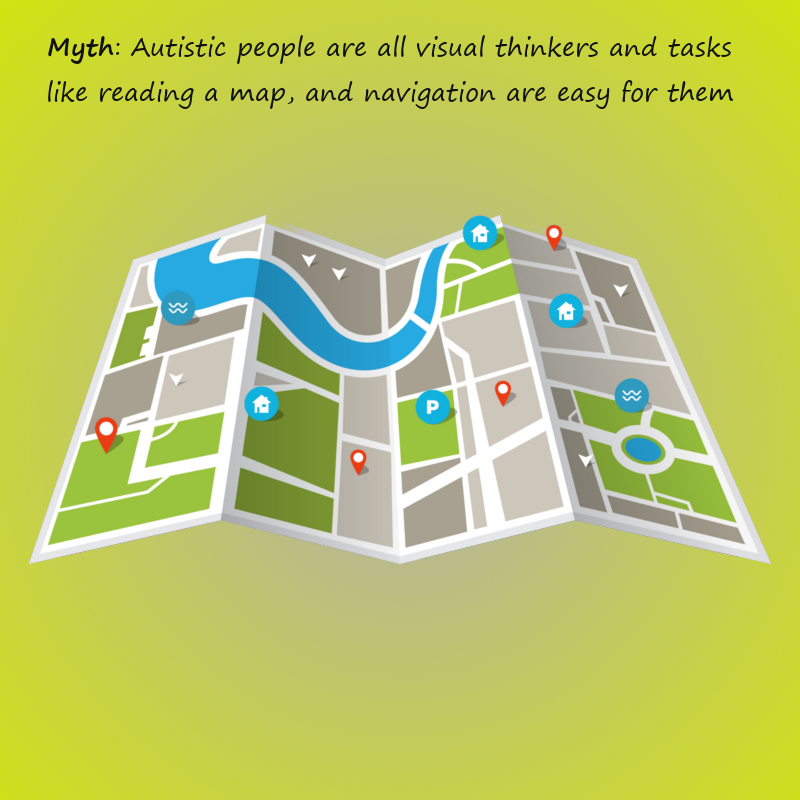
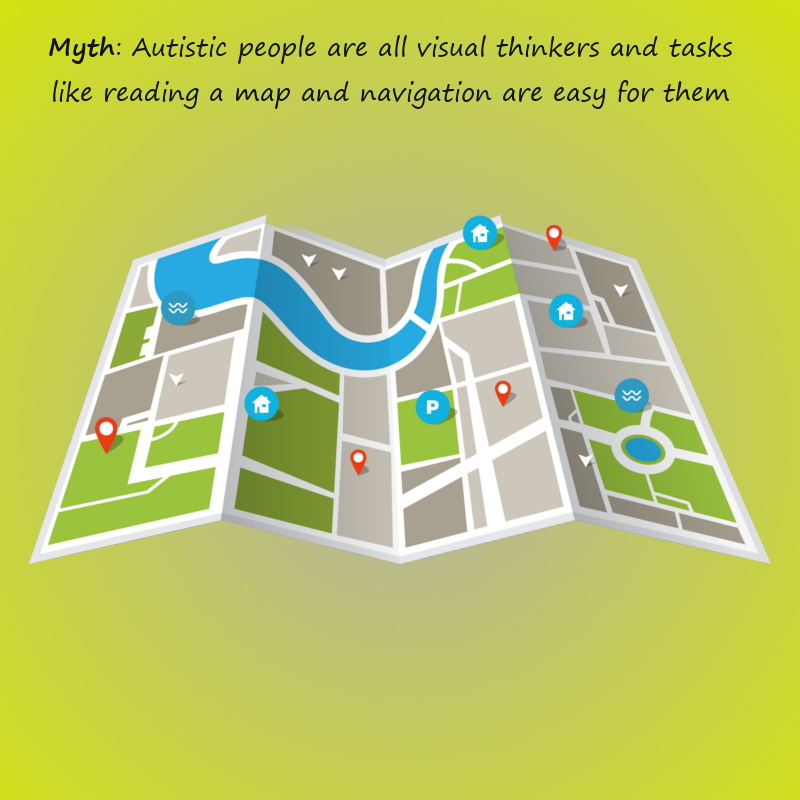
The second 800×800 image is a revision of the first. Changes to its layers:
painted on "Myth: Autistic people are all ..." over [48, 35, 734, 109]
